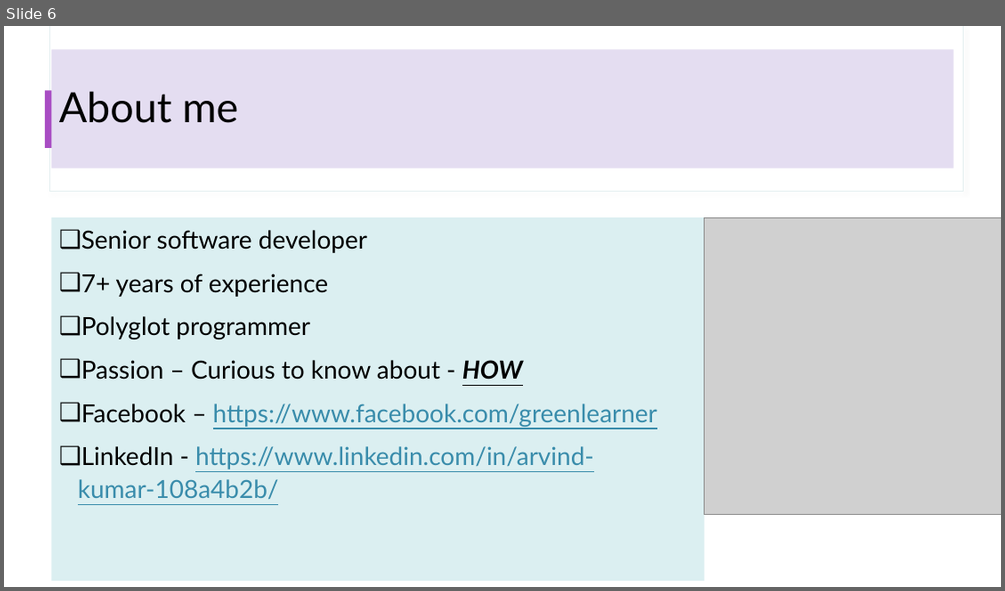
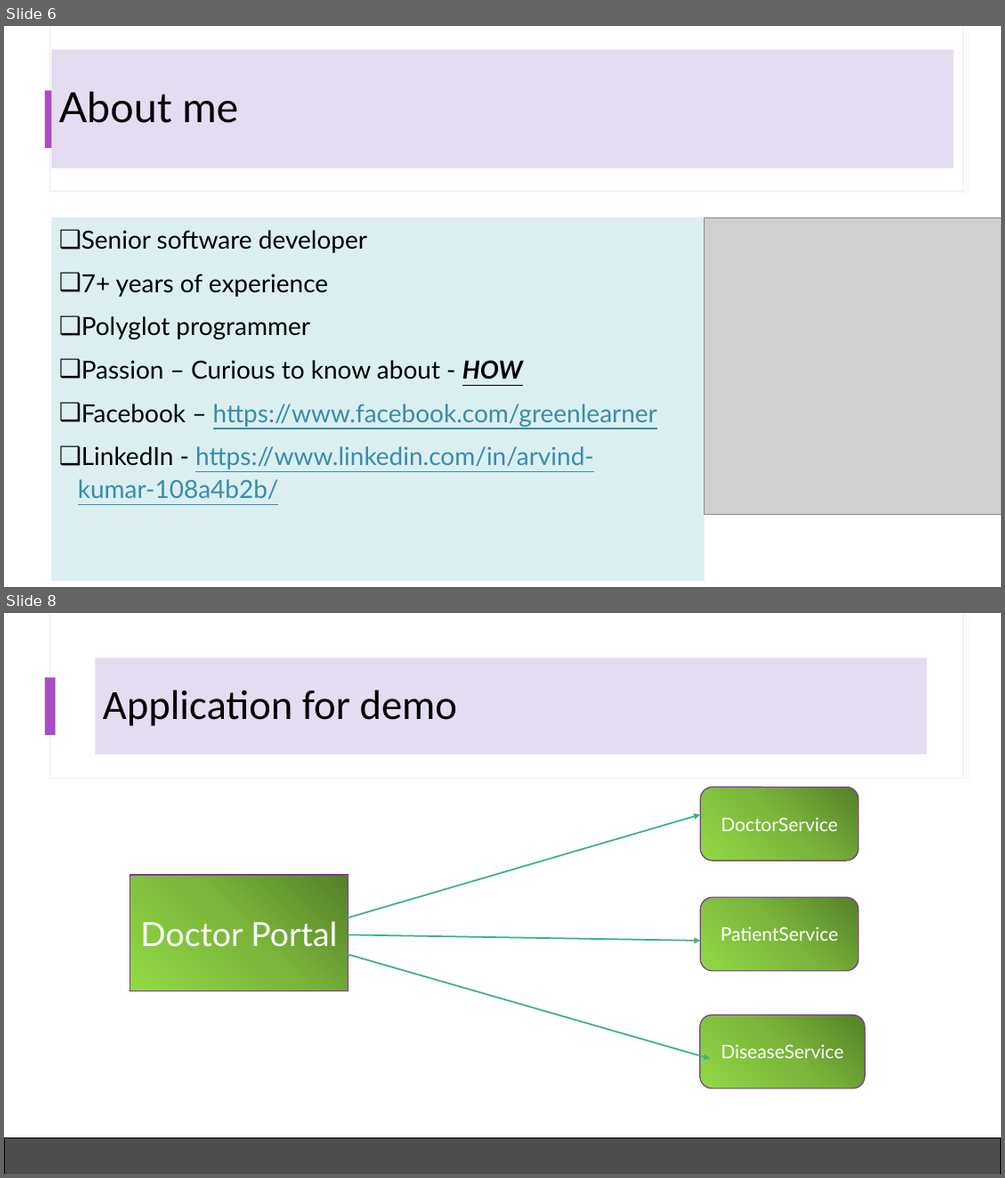
Before and after one commit to codefarm0/Load-Balancing-In-Microservices-Ribbon, a slide deck: LOAD BALANCING.pptx. Shown one above the other, each under a label of ours: slide 6 before the commit, slides 6 and 8 after it; the slides between them are not shown. The pictures are 1005x591 and 1005x1178 pixels, drawn with LibreOffice and Linux fonts; fonts in the diff are those of the drawing; grey boxes stand for pictures. Boxes give left, top, right and bottom in pixels: in the first picture for what was removed or moved away, otherwise in the second. Text is boxed around its words. In the diff, an @@ line names an element or a change of style, - is before the commit and + after.

```diff
--- a/LOAD BALANCING.pptx
+++ b/LOAD BALANCING.pptx
@@ slide 8 added at box(4, 613, 1001, 1174), background #FFFFFF; not listed: 3 template elements that a slide beside it also shows @@
@@ title added at box(96, 657, 927, 755), fill #E4DDF1, 40 pt, text #000000 @@
+Application for demo
@@ rounded rectangle added at box(700, 787, 858, 860), fill gradient #57812A to #7BB73B to #92DA46, outline #7C3990 1 pt, 18 pt, text #FFFFFF @@
+DoctorService
@@ arrow added from (348, 917) to (700, 815), #3BB18C 1.5 pt @@
@@ rectangle added at box(130, 875, 348, 990), fill gradient #57812A to #7BB73B to #92DA46, outline #7C3990 1 pt, 32 pt, text #FFFFFF @@
+Doctor Portal
@@ rounded rectangle added at box(700, 897, 858, 971), fill gradient #57812A to #7BB73B to #92DA46, outline #7C3990 1 pt, 18 pt, text #FFFFFF @@
+PatientService
@@ arrow added from (348, 934) to (700, 941), #3BB18C 1.5 pt @@
@@ arrow added from (348, 954) to (710, 1059), #3BB18C 1.5 pt @@
@@ rounded rectangle added at box(700, 1014, 866, 1088), fill gradient #57812A to #7BB73B to #92DA46, outline #7C3990 1 pt, 18 pt, text #FFFFFF @@
+DiseaseService
@@ rectangle added at box(4, 1138, 1001, 1174), fill #4D4D4D, outline #000000 1 pt @@
```
Also in this commit, not shown: 1 other slide added, 48 other files.
